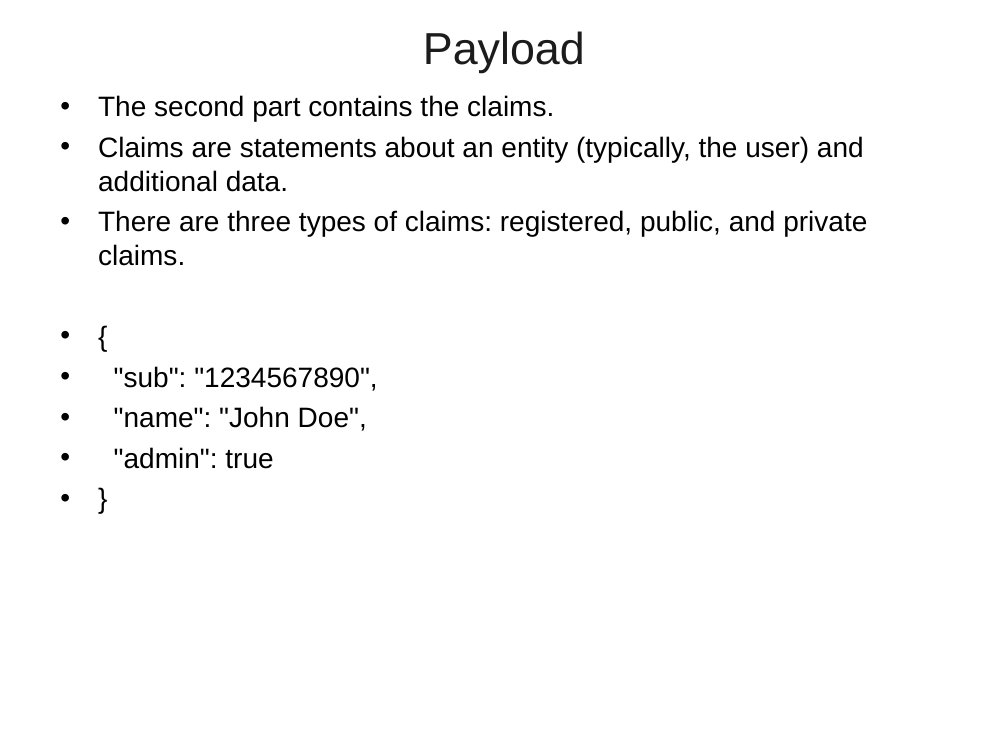
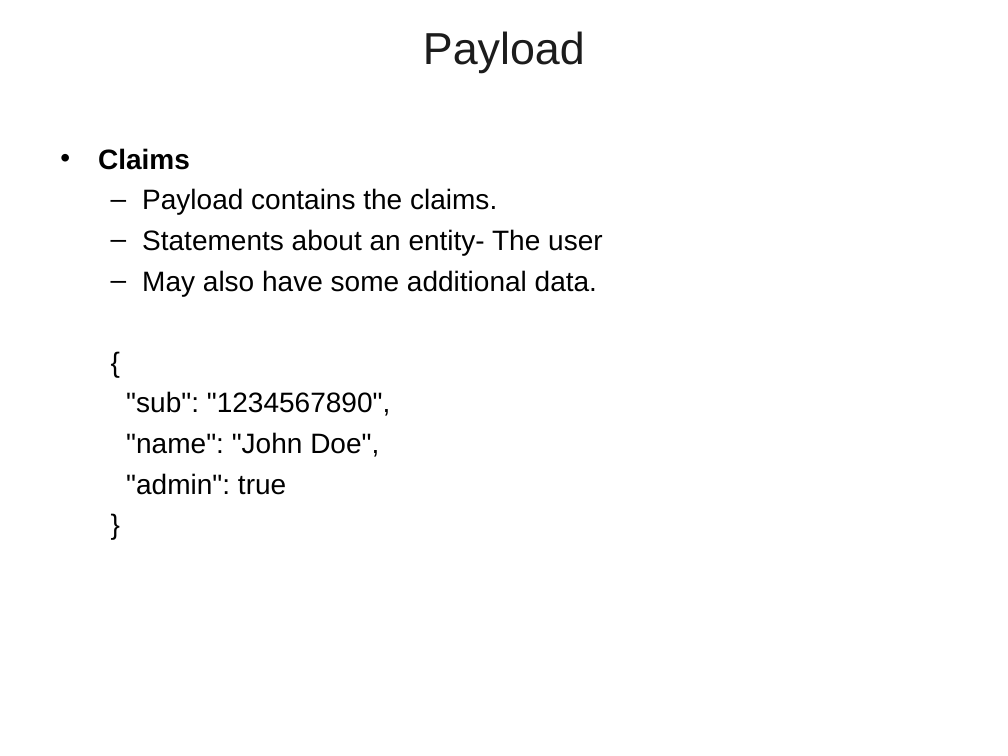
Before and after one commit to vatsanTraining/freshers_dec_2021, a slide deck: slide 22 of MicroService_Module_2.ppt (slide 31 before the commit). Drawn at 1008x756 pixels with LibreOffice and Linux fonts; fonts in the diff are those of the drawing; background and template pictures are left out. Boxes give left, top, right and bottom in pixels: in the first picture for what was removed or moved away, otherwise in the second. Text is boxed around its words. In the diff, an @@ line names an element or a change of style, - is before the commit and + after.

```diff
--- a/MicroService_Module_2.ppt
+++ b/MicroService_Module_2.ppt
@@ text "Claims": place and size @@
-text "Claims" at (98,95,867,469)
+text "Claims" at (98,148,602,495)
@@ text at (98,148,602,296): text changed @@
-• The second part contains the claims.
-• Claims are statements about an entity (typically, the user) and additional data.
-• There are three types of claims: registered, public, and private claims.
+• Claims
+  – Payload contains the claims.
+  – Statements about an entity- The user
+  – May also have some additional data.
@@ text at (126,391,390,495): bullet • to none; list level 1 to 2 in "{"; list level 1 to 2 in ""sub": "1234567890","; list level 1 to 2 in ""name": "John Doe","; list level 1 to 2 in ""admin": true"; list level 1 to 2 in "}" @@
```
Also in this commit, not shown: 12 other slides changed, 22 slides added, 34 slides removed.
